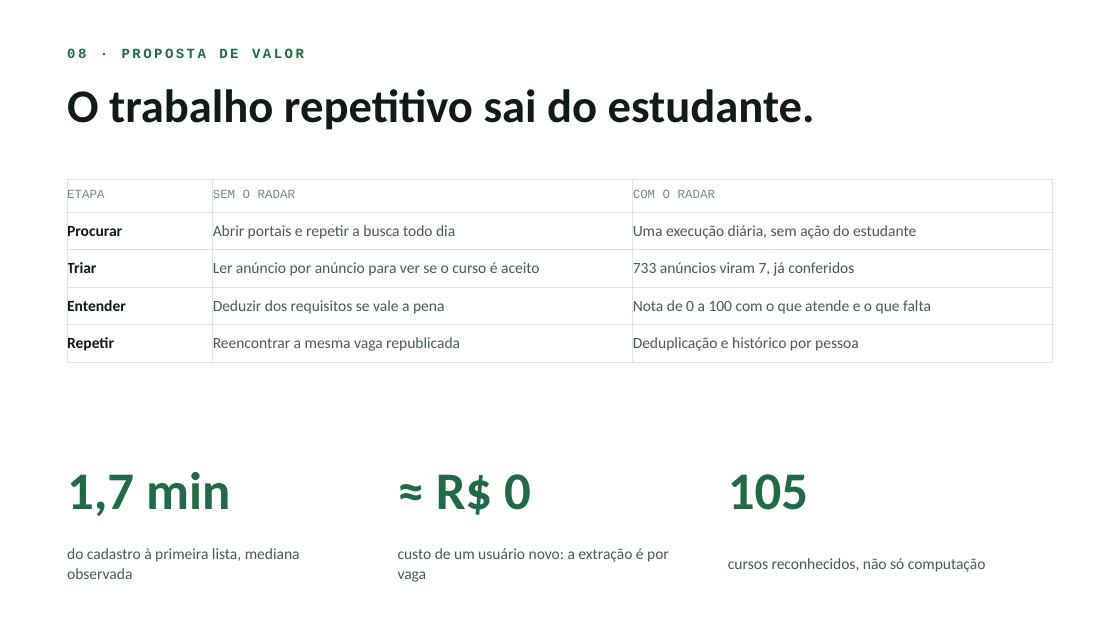
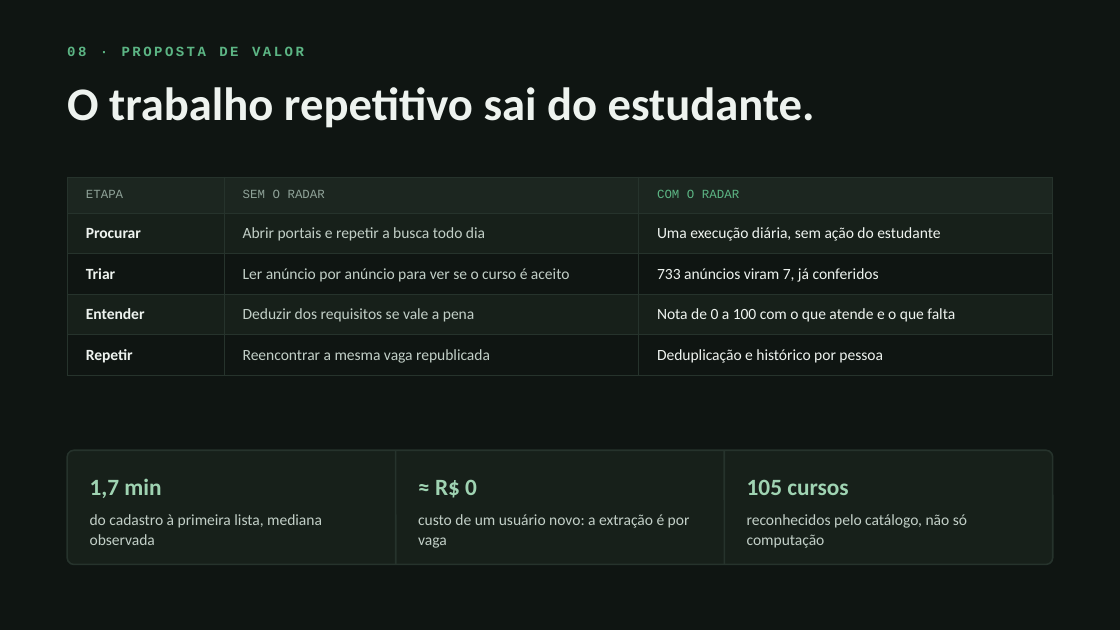
Before and after one commit to RadarEstagio/RadarEstagio, a slide deck: slide 8 of apresentacao/radar-de-estagio-pit.pptx. Drawn at 1120x630 pixels with LibreOffice and Linux fonts; fonts in the diff are those of the drawing. Boxes give left, top, right and bottom in pixels: in the first picture for what was removed or moved away, otherwise in the second. Text is boxed around its words. In the diff, an @@ line names an element or a change of style, - is before the commit and + after.

```diff
--- a/apresentacao/radar-de-estagio-pit.pptx
+++ b/apresentacao/radar-de-estagio-pit.pptx
@@ background #FFFFFF to #0F1512 @@
@@ text "08 · PROPOSTA DE VALOR" at (67,46,304,56): text colour #1F6B45 to #5CB584 @@
@@ text "O trabalho repetitivo sai do ..." at (67,87,815,128): text colour #111A15 to #EEF3EF @@
@@ table at (67,177,1053,367) @@
@@ fill none to #1C2620 in row 1 @@
@@ fill none to #17201A in 6 cells @@
@@ fill none to #0F1512 in 6 cells @@
@@ text colour #7A8880 to #8FA298 in "ETAPA", "SEM O RADAR" @@
@@ text colour #7A8880 to #5CB584 in "COM O RADAR" @@
@@ text colour #111A15 to #EEF3EF in "Procurar", "Triar", "Entender", "Repetir" @@
@@ text colour #4A5952 to #C2CFC7 in "Abrir portais e repetir a busca todo ...", "Ler anúncio por anúncio para ver se ...", "Deduzir dos requisitos se vale a pena", "Reencontrar a mesma vaga republicada" @@
@@ text colour #4A5952 to #EEF3EF in "Uma execução diária, sem ação do estudante", "733 anúncios viram 7, já conferidos", "Nota de 0 a 100 com o ...", "Deduplicação e histórico por pessoa" @@
@@ borders changed @@
@@ rounded rectangle added at (67,450,1053,564), fill #17201A, outline #26332C 1 pt @@
@@ text "1,7 min" at (90,478,161,498): size 34 to 15 pt, text colour #1F6B45 to #9FD3B2; line spacing 1 to 0.95 @@
@@ text "1,7 min": place and size @@
-text "1,7 min" at (67,472,230,516)
+text "1,7 min" at (90,478,161,498)
@@ line added from (395, 450) to (395, 564), #26332C 1 pt @@
@@ text "≈ R$ 0" at (435,479,477,498): size 34 to 15 pt, text colour #1F6B45 to #9FD3B2; line spacing 1 to 0.95 @@
@@ line added from (725, 450) to (725, 564), #26332C 1 pt @@
@@ text at (747,479,848,495): text changed; size 34 to 15 pt; text colour #1F6B45 to #9FD3B2 @@
-105
+105 cursos
@@ text "do cadastro à primeira lista, ..." at (90,514,322,545): text colour #4A5952 to #C2CFC7 @@
@@ text "do cadastro à primeira lista, ...": place and size @@
-text "do cadastro à primeira lista, ..." at (67,548,300,579)
+text "do cadastro à primeira lista, ..." at (90,514,322,545)
@@ text "custo de um usuário novo: ...": place and size @@
-text "custo de um usuário novo: ..." at (398,548,669,582)
+text "custo de um usuário novo: ..." at (418,514,690,548)
@@ text "custo de um usuário novo: ..." at (418,514,690,548): text colour #4A5952 to #C2CFC7 @@
@@ text at (747,514,967,548): text changed; text colour #4A5952 to #C2CFC7 @@
-cursos reconhecidos, não só computação
+reconhecidos pelo catálogo, não só computação
```
Also in this commit, not shown: 9 other slides changed, 1 other file.
